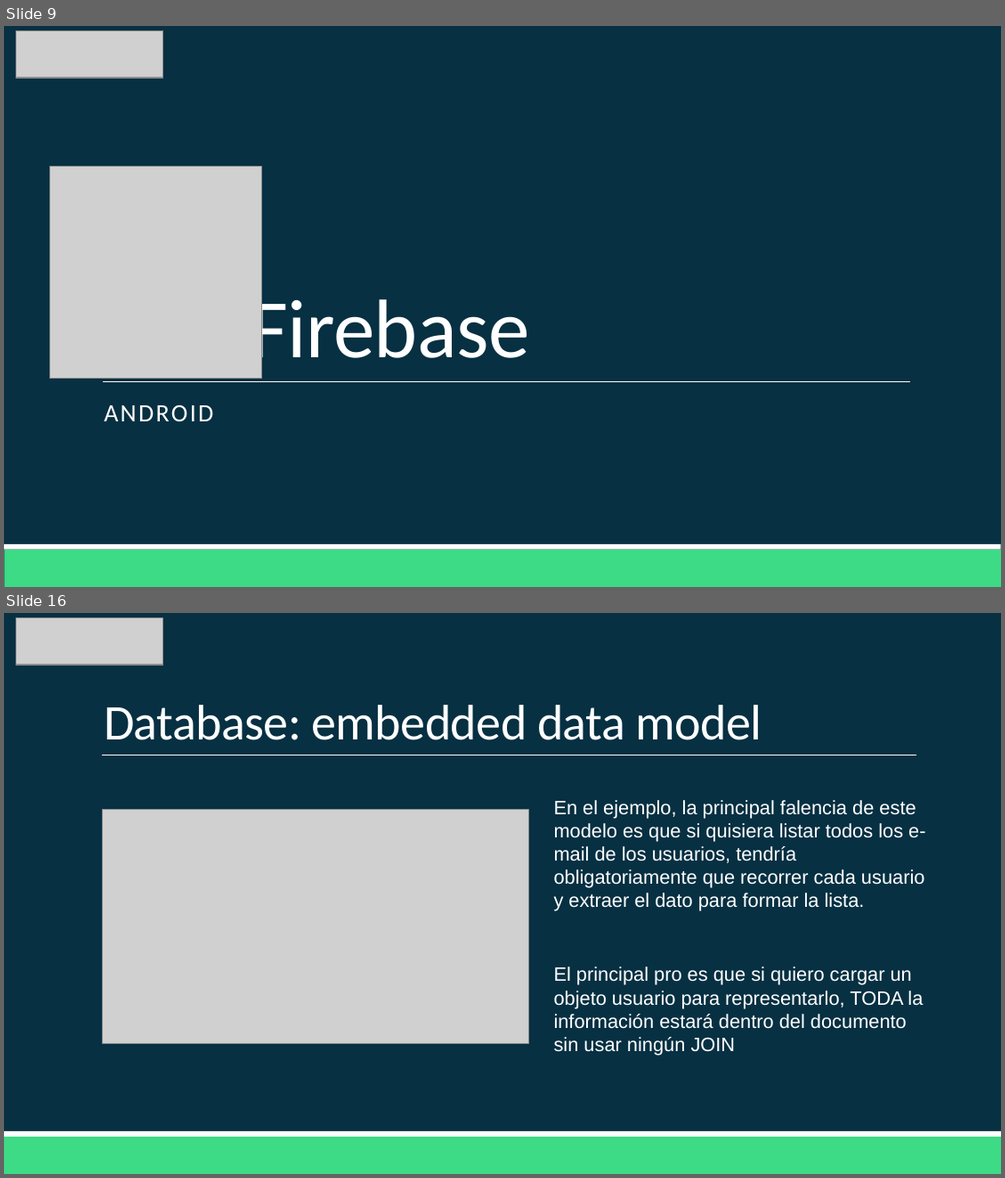
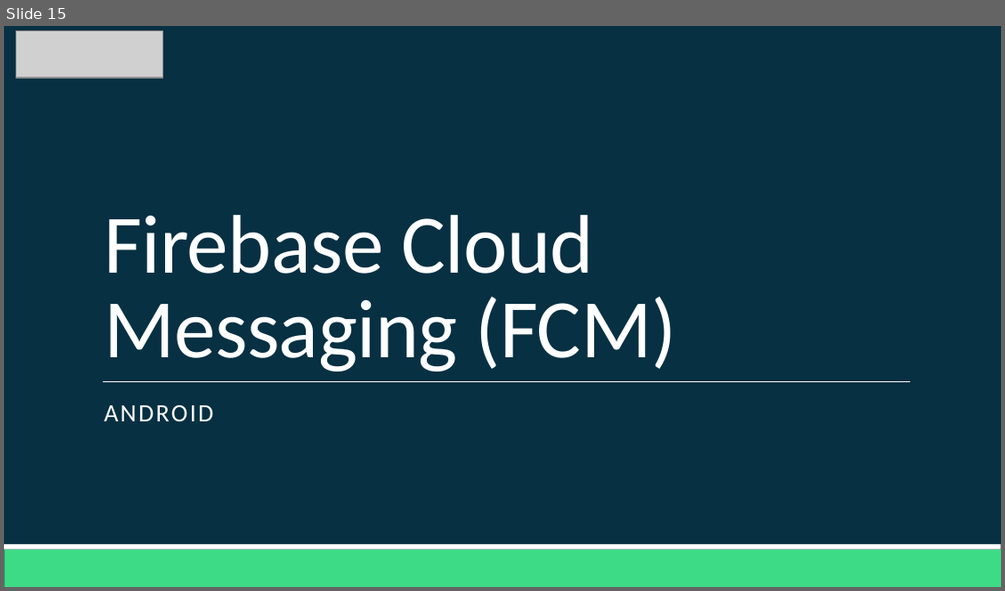
Before and after one commit to Domiciano/AppMoviles201, a slide deck: Clase 12/Clase 12.pptx. Shown one above the other, each under a label of ours: slides 9 and 16 before the commit, slide 15 after it; the slides between them are not shown. The pictures are 1005x1178 and 1005x591 pixels, drawn with LibreOffice and Linux fonts; fonts in the diff are those of the drawing; grey boxes stand for pictures. Boxes give left, top, right and bottom in pixels: in the first picture for what was removed or moved away, otherwise in the second. Text is boxed around its words. In the diff, an @@ line names an element or a change of style, - is before the commit and + after.

```diff
--- a/Clase 12/Clase 12.pptx
+++ b/Clase 12/Clase 12.pptx
@@ slide 16 removed at (4,613,1001,1174), background #073042; not listed: 2 template elements that a slide beside it also shows @@
@@ picture removed at (16,618,163,665) @@
@@ title removed at (104,705,762,740) @@
-Database: embedded data model
@@ line removed from (102, 755) to (916, 755) @@
@@ picture removed at (103,810,528,1044) @@
@@ text removed at (554,800,925,1055) @@
-En el ejemplo, la principal falencia de este modelo es que si quisiera listar todos los e-mail de los usuarios, tendría obligatoriamente que recorrer cada usuario y extraer el dato para formar la lista.
-El principal pro es que si quiero cargar un objeto usuario para representarlo, TODA la información estará dentro del documento sin usar ningún JOIN
@@ what was slide 9 is now slide 15 @@
@@ slide 15 changed as well @@
@@ picture removed at (50,167,262,378) @@
@@ title at (104,215,677,371): text changed @@
-Firebase
+Firebase Cloud Messaging (FCM)
```
Also in this commit, not shown: 26 slides added, 45 other slides removed.
